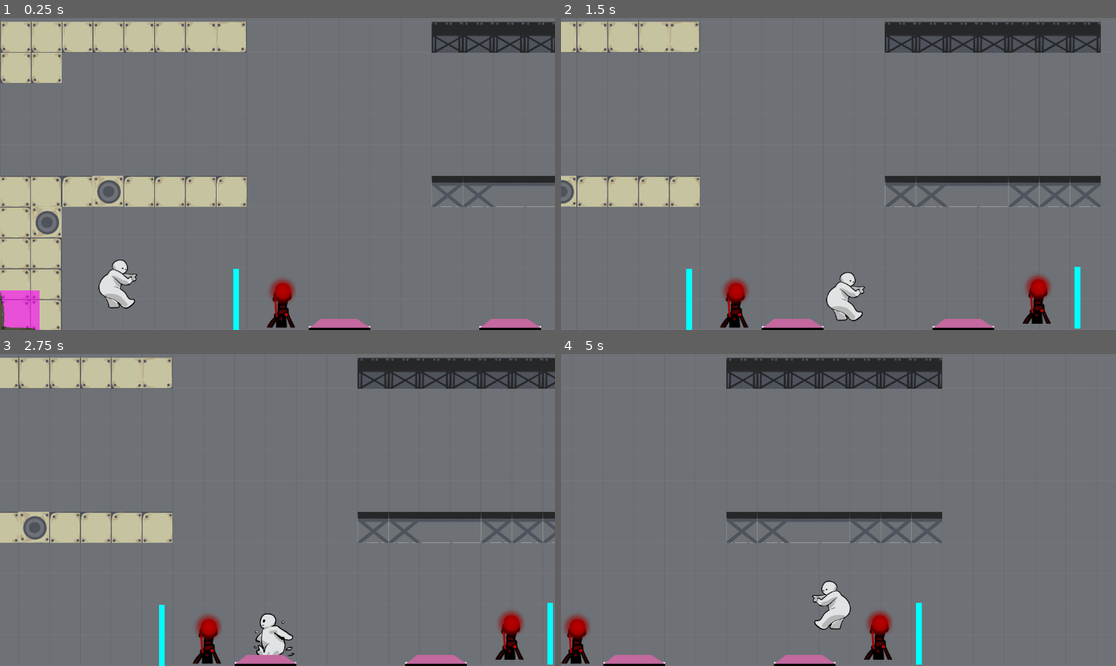
Above: before the commit, frames 1-4 (two rows, left to right).
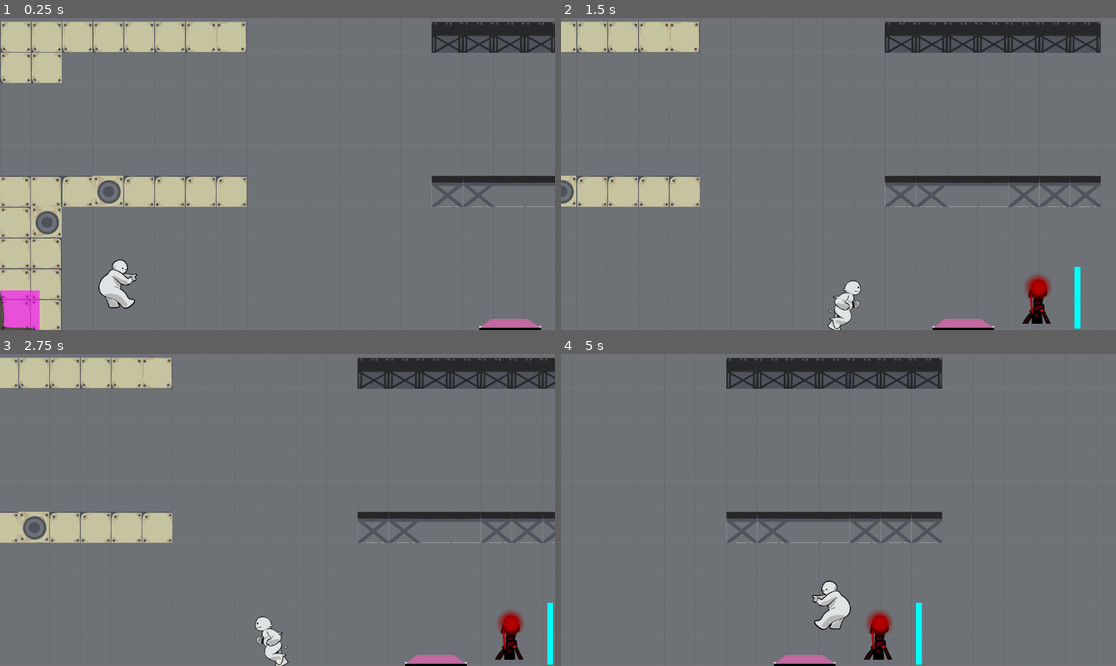
Above: after the commit, the same moments.

Repository: ZBC95/GMTK-2025-zoes-repository
Game: Godot game, scene res://Levels/game_level_dev_01.tscn
The game is run twice, just before and just after one commit, with the same random seed, the same clock (stepped at 60 frames per second) and the same inputs.
Inputs:
- Up to frame 1 (0.25 s): no input
- Up to frame 2 (1.5 s): hold D (Right) from 0.53 s (still down); tap W (Jump) at 0.77 s
- Up to frame 3 (2.75 s): tap W (Jump) at 1.52 s; release D (Right) at 2.03 s; hold A (Left) from 2.03 s (still down)
- Up to frame 4 (5 s): release A (Left) at 2.78 s; hold D (Right) 2.78-4.28 s; tap W (Jump) at 3.02, 3.77, 4.52 s; hold A (Left) from 4.28 s (still down)

The runs differ from the first frame. In frame 1, 1.1% of the frame differs, in the area x 41-67%, y 80-100%; in frame 2, 1.8%, in the area x 19-88%, y 51-100%; in frame 3, 1.7%; in frame 4, 0.9%.

Commit message:
Removed second door light and button as player was trapped

Diff:
--- a/Levels/level_dev1.tscn
+++ b/Levels/level_dev1.tscn
@@ -315,23 +315,14 @@
 [node name="ExitPipe" parent="." instance=ExtResource("4_k6iak")]
 position = Vector2(1831, 384)
 
-[node name="Button" parent="." instance=ExtResource("4_gsike")]
-position = Vector2(705, 514)
-
 [node name="Button2" parent="." instance=ExtResource("4_gsike")]
 position = Vector2(1059, 514)
 channel = 2
 
-[node name="Light" parent="." instance=ExtResource("5_nndsm")]
-position = Vector2(583, 443)
-
 [node name="Light2" parent="." instance=ExtResource("5_nndsm")]
 position = Vector2(1211, 435)
 channel = 2
 
-[node name="Door" parent="." instance=ExtResource("6_7gwg6")]
-position = Vector2(490, 513)
-
 [node name="Door2" parent="." instance=ExtResource("6_7gwg6")]
 position = Vector2(1296, 509)
 channel = 2
